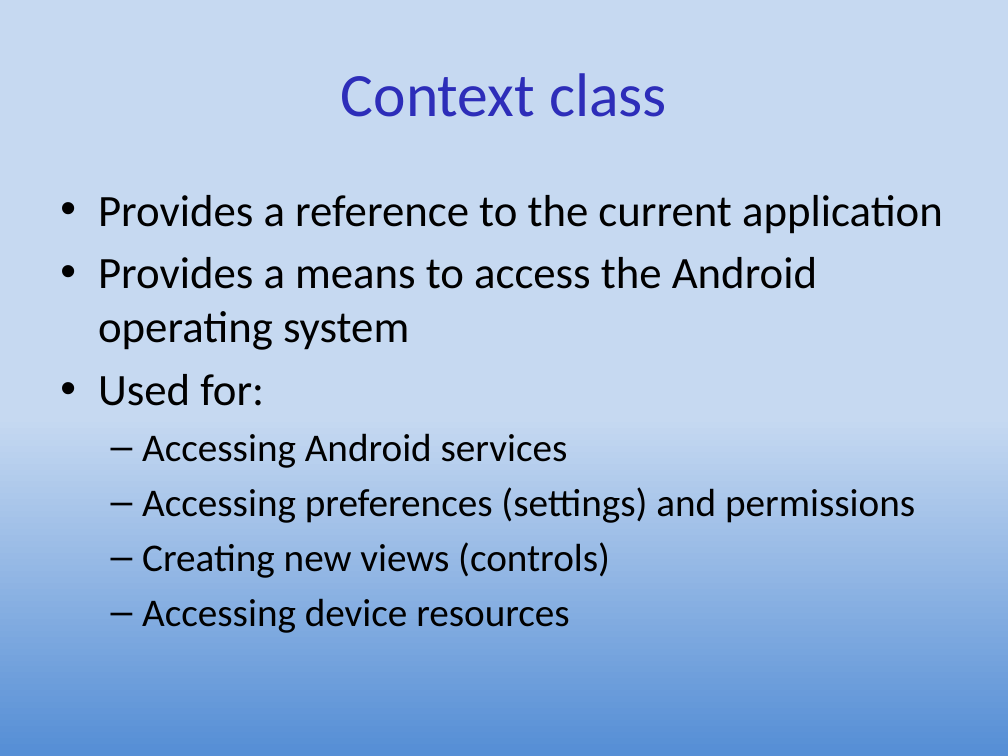
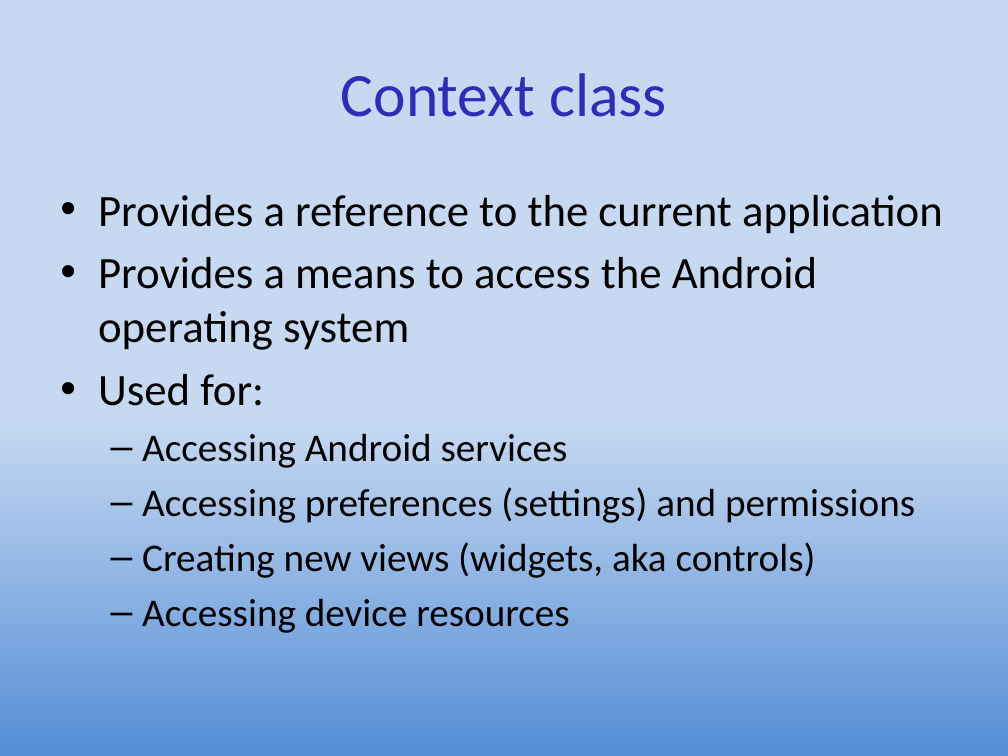
Before and after one commit to UO-CIS/CIS399Android-CourseMaterials, a slide deck: slide 9 of Notes and Slides/CIS399Wk2Day4-MultipleActivities.pptx. Drawn at 1008x756 pixels with LibreOffice and Linux fonts; fonts in the diff are those of the drawing. Boxes give left, top, right and bottom in pixels: in the first picture for what was removed or moved away, otherwise in the second. Text is boxed around its words. In the diff, an @@ line names an element or a change of style, - is before the commit and + after.

```diff
--- a/Notes and Slides/CIS399Wk2Day4-MultipleActivities.pptx
+++ b/Notes and Slides/CIS399Wk2Day4-MultipleActivities.pptx
@@ text at (142, 542, 816, 578): text changed @@
-  – Creating new views (controls)
+  – Creating new views (widgets, aka controls)
```
Also in this commit, not shown: 5 other slides changed, 7 other files.
